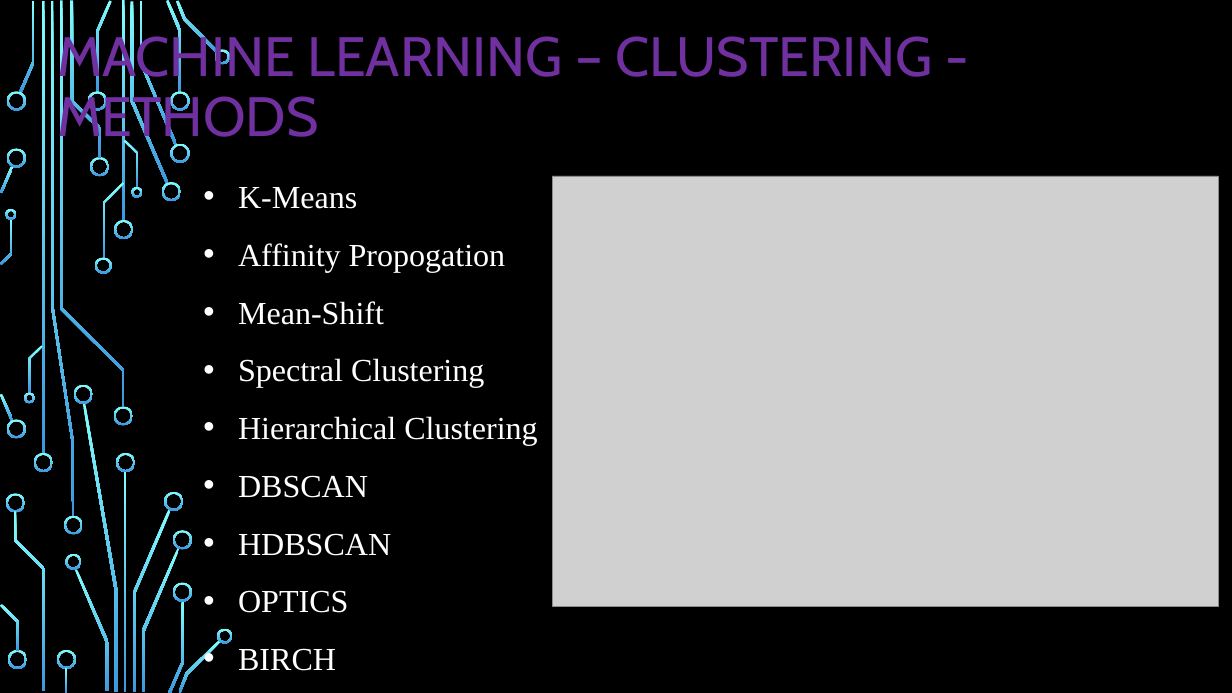
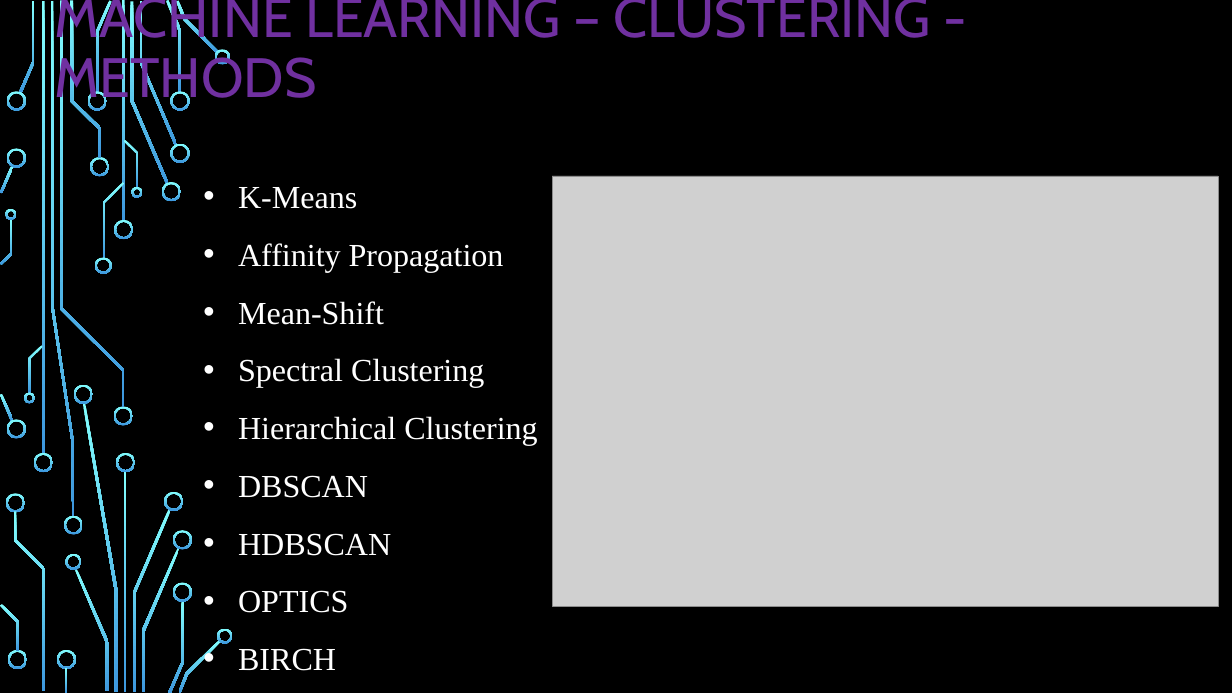
Before and after one commit to TamilselviAI/MachineLearning, a slide deck: slide 2 of Week 4.2 ML-Clustering/Machine Learning - Clustering.pptx. Drawn at 1232x693 pixels with LibreOffice and Linux fonts; fonts in the diff are those of the drawing; grey boxes stand for pictures; background and template pictures are left out. Boxes give left, top, right and bottom in pixels: in the first picture for what was removed or moved away, otherwise in the second. Text is boxed around its words. In the diff, an @@ line names an element or a change of style, - is before the commit and + after.

```diff
--- a/Week 4.2 ML-Clustering/Machine Learning - Clustering.pptx
+++ b/Week 4.2 ML-Clustering/Machine Learning - Clustering.pptx
@@ title "MACHINE LEARNING – CLUSTERING - ..." rewrapped from [57,29,934,148] to [55,0,931,109] @@
@@ text at [238,243,504,273]: text changed @@
-• Affinity Propogation
+• Affinity Propagation
```
Also in this commit, not shown: 2 other slides changed, 21 slides added.
